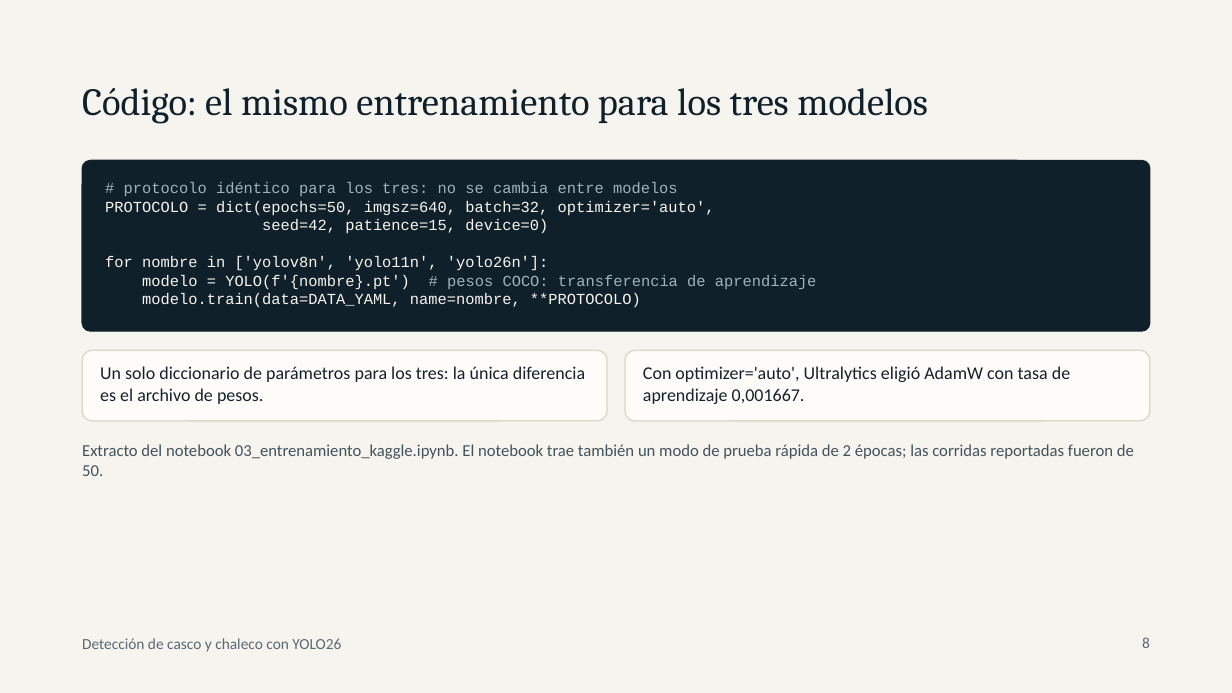
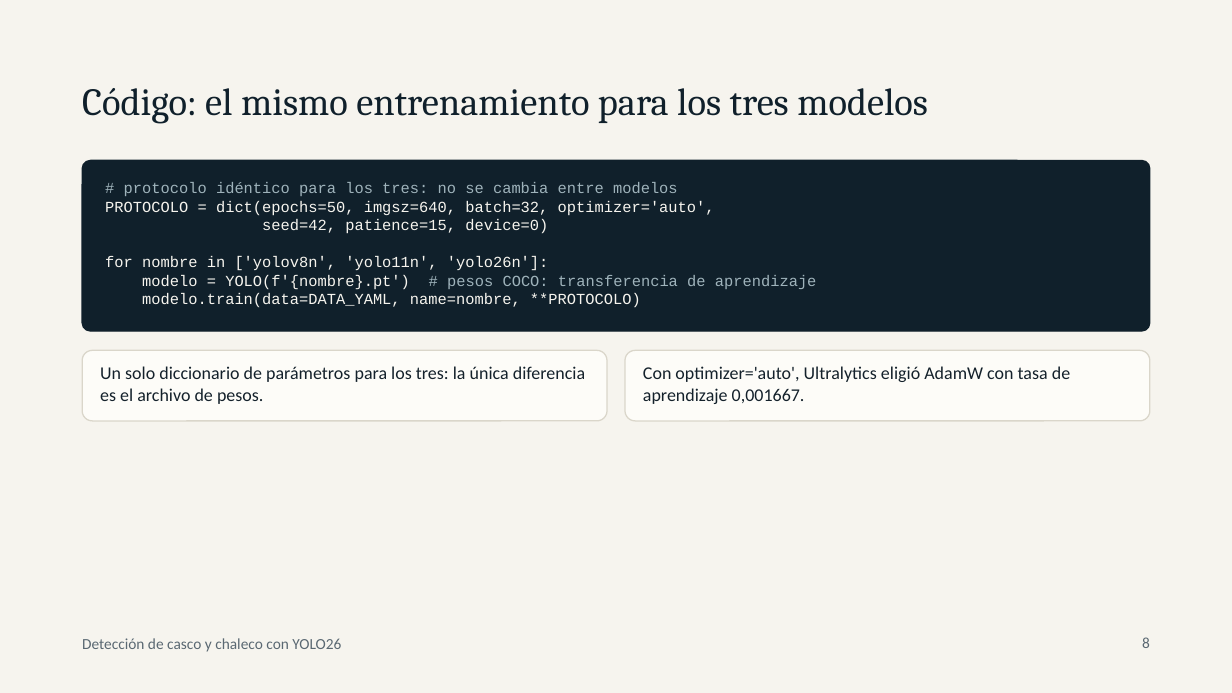
Before and after one commit to agajinformatica/Vision_por_computadora, a slide deck: slide 8 of TRABAJO GRUPAL/doc-borrador/Presentacion_Paper_EPP_YOLO26.pptx. Drawn at 1232x693 pixels with LibreOffice and Linux fonts; fonts in the diff are those of the drawing. Boxes give left, top, right and bottom in pixels: in the first picture for what was removed or moved away, otherwise in the second. Text is boxed around its words. In the diff, an @@ line names an element or a change of style, - is before the commit and + after.

```diff
--- a/TRABAJO GRUPAL/doc-borrador/Presentacion_Paper_EPP_YOLO26.pptx
+++ b/TRABAJO GRUPAL/doc-borrador/Presentacion_Paper_EPP_YOLO26.pptx
@@ text removed at (82, 444, 1134, 476) @@
-Extracto del notebook 03_entrenamiento_kaggle.ipynb. El notebook trae también un modo de prueba rápida de 2 épocas; las corridas reportadas fueron de 50.
```
Also in this commit, not shown: 7 other slides changed, 1 slide removed.
